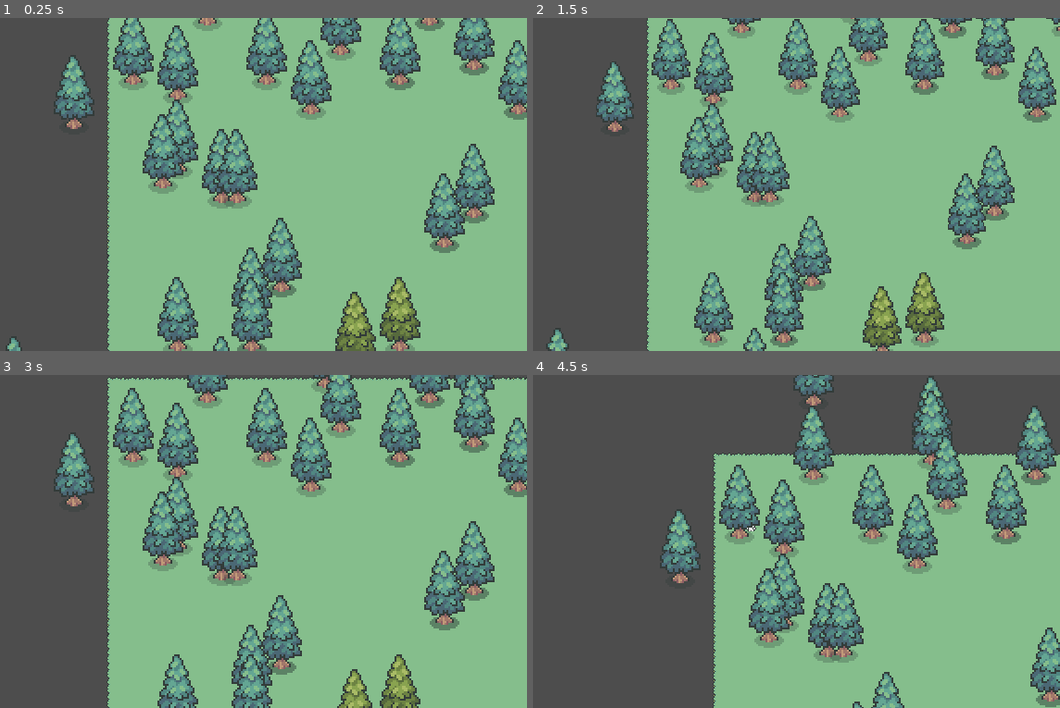
Above: before the commit, frames 1-4 (two rows, left to right).
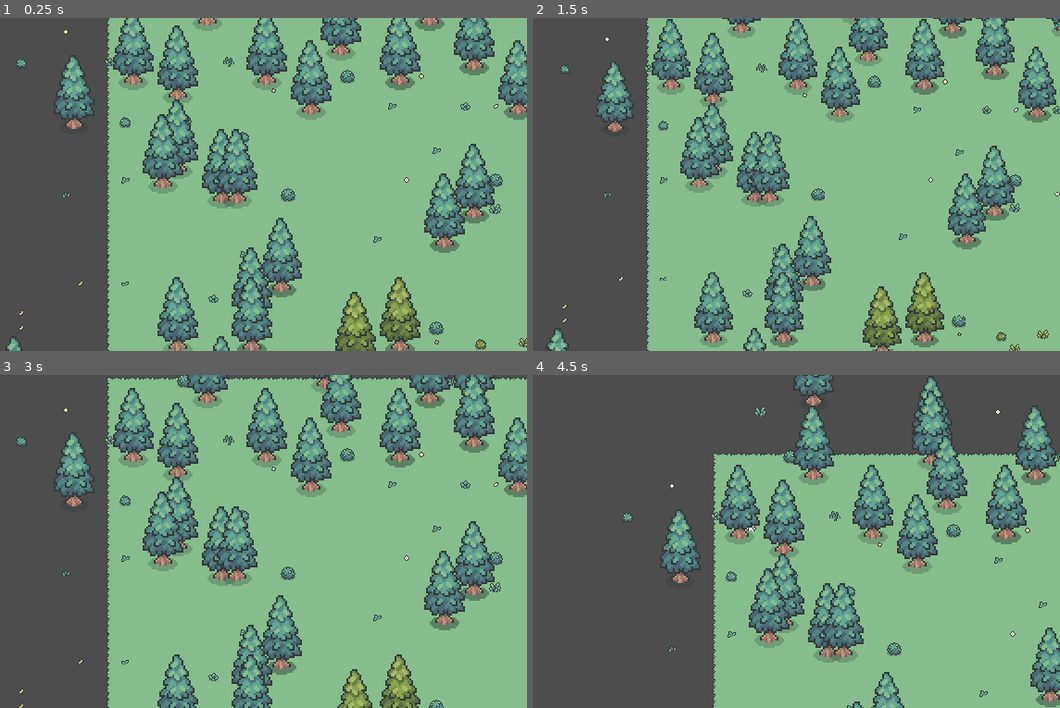
Above: after the commit, the same moments.

Repository: Malekitos/escape-protocol
Game: Godot game, scene res://Scenes/proc_gen_world.tscn
The game is run twice, just before and just after one commit, with the same random seed, the same clock (stepped at 60 frames per second) and the same inputs.
Inputs (mouse positions are in pixels of both pictures, inside the frame that each line leads up to):
- Up to frame 1 (0.25 s): no input
- Up to frame 2 (1.5 s): tap Enter at 0.5 s; move the mouse to (896, 167) at 0.52 s; press the mouse at (896, 167) at 0.53 s; hold D (right) 0.53-1.28 s; tap Space at 1.25 s; move the mouse to (643, 201) at 1.27 s; release the mouse at (643, 201) at 1.28 s; hold S (down) from 1.28 s (still down); tap Mouse wheel up (zoom_in) at 1.35 s
- Up to frame 3 (3 s): tap Enter at 2 s; move the mouse to (289, 468) at 2.02 s; release S (down) at 2.03 s; hold D (right) 2.03-2.78 s; tap Mouse wheel down (zoom_out) at 2.1 s; tap Space at 2.75 s; move the mouse to (200, 608) at 2.77 s; hold W (up) from 2.78 s (still down); click (200, 608) at 2.85 s
- Up to frame 4 (4.5 s): move the mouse to (944, 591) at 3.52 s; release W (up) at 3.53 s; hold A (left) from 3.53 s (still down); tap Mouse wheel up (zoom_in) at 3.6 s; move the mouse to (585, 491) at 4.27 s; tap Mouse wheel down (zoom_out) at 4.35 s

The runs differ from the first frame. In frame 1, 1.0% of the frame differs, in the area x 2-100%, y 3-100%; in frame 2, 1.0%, in the area x 5-100%, y 1-100%; in frame 3, 0.9%; in frame 4, 0.7%.

Commit message:
world decoration

Diff:
--- a/Scenes/proc_gen_world.tscn
+++ b/Scenes/proc_gen_world.tscn
@@ -1,8 +1,9 @@
-[gd_scene load_steps=8 format=3 uid="uid://bpm7b71cq8boh"]
+[gd_scene load_steps=9 format=3 uid="uid://bpm7b71cq8boh"]
 
 [ext_resource type="Script" uid="uid://c1oo5qwt35wci" path="res://Scripts/proc_gen_world.gd" id="1_ys06r"]
 [ext_resource type="TileSet" uid="uid://vod85kyfro86" path="res://tileSets/world.tres" id="2_it8ja"]
 [ext_resource type="PackedScene" uid="uid://b5c842aj083un" path="res://Scenes/player.tscn" id="3_hy3fg"]
+[ext_resource type="TileSet" uid="uid://bpehb7vl424hv" path="res://tileSets/props.tres" id="4_ighaj"]
 
 [sub_resource type="FastNoiseLite" id="FastNoiseLite_acytt"]
 frequency = 0.0043
@@ -54,14 +55,13 @@
 tile_set = ExtResource("2_it8ja")
 
 [node name="ground_layer" type="TileMapLayer" parent="."]
-visible = false
-z_index = -1
+z_index = 1
+y_sort_enabled = true
 use_parent_material = true
 position = Vector2(15, -1)
-tile_set = ExtResource("2_it8ja")
+tile_set = ExtResource("4_ighaj")
 
 [node name="enviroment_layer" type="TileMapLayer" parent="."]
-visible = false
 z_index = 1
 y_sort_enabled = true
 use_parent_material = true
--- a/Scripts/proc_gen_world.gd
+++ b/Scripts/proc_gen_world.gd
@@ -21,6 +21,23 @@
 var terrain_id_summer = 2
 var terrain_id_winter = 3
 
+var spring_bush_arr = [Vector2i(7,3),Vector2i(7,4)]
+var summer_bush_arr = [Vector2i(8,3),Vector2i(8,4)]
+var fall_bush_arr = [Vector2i(9,3),Vector2i(9,4)]
+var winter_bush_arr = [Vector2i(10,3),Vector2i(10,4)]
+
+var spring_grass_arr = [Vector2i(7,5),Vector2i(7,6),Vector2i(7,7),Vector2i(8,5),Vector2i(8,6),Vector2i(8,7)]
+var summer_grass_arr = [Vector2i(9,5),Vector2i(9,6),Vector2i(9,7),Vector2i(10,5),Vector2i(10,6),Vector2i(10,7)]
+var fall_grass_arr = [Vector2i(11,5),Vector2i(11,6),Vector2i(11,7),Vector2i(12,5),Vector2i(12,6),Vector2i(12,7)]
+
+var spring_flowers_arr = [Vector2i(7,8),Vector2i(7,9),Vector2i(7,10),Vector2i(7,11),
+							Vector2i(8,8),Vector2i(8,9),Vector2i(8,10),Vector2i(8,11)]
+var summer_flowers_arr = [Vector2i(9,8),Vector2i(9,9),Vector2i(9,10),Vector2i(9,11),
+							Vector2i(10,8),Vector2i(10,9),Vector2i(10,10),Vector2i(10,11)]
+var fall_flowers_arr = [Vector2i(11,8),Vector2i(11,9),Vector2i(11,10),Vector2i(11,11),
+							Vector2i(12,8),Vector2i(12,9),Vector2i(12,10),Vector2i(12,11)]
+
+
 @onready var fall_layer: TileMapLayer = $fall_layer
 @onready var summer_layer: TileMapLayer = $summer_layer
 @onready var spring_layer: TileMapLayer = $spring_layer
@@ -40,6 +57,8 @@
 var width = 200
 var height = 200
 
+var Tile_Size = 16
+
 func _ready() -> void:
 	noise = noise_height_text.noise
 	noise.seed = randi()
@@ -48,7 +67,7 @@
 
 	generate_world()
 
-var Tile_Size = 16
+
 
 func generate_world():
 
@@ -61,25 +80,46 @@
 
 			#noise_val_arr.append(noise_val)
 
-			if noise_val <= -0.15:
+			if noise_val <= -0.10:
 				fall_tiles_arr.append(Vector2i(x,y))
 				if	tree_noise_val > 0.9:
 					spawn_tree(Vector2i(x * Tile_Size ,y * Tile_Size), "fall")
+				if tree_noise_val > 0.79 and tree_noise_val < 0.81:
+					ground_layer.set_cell(Vector2i(x,y), 0, fall_bush_arr.pick_random())
+				if tree_noise_val > 0.81 and tree_noise_val < 0.84:
+					ground_layer.set_cell(Vector2i(x,y), 0, fall_grass_arr.pick_random())
+				if tree_noise_val > 0.84 and tree_noise_val < 0.87:
+					ground_layer.set_cell(Vector2i(x,y), 0, fall_flowers_arr.pick_random())
 
-			if noise_val >= -0.35 && noise_val <= 0.0:
+			if noise_val >= -0.30 && noise_val <= 0.0:
 				summer_tiles_arr.append(Vector2i(x,y))
 				if	tree_noise_val > 0.9 :
 					spawn_tree(Vector2i(x * Tile_Size ,y * Tile_Size), "summer")
+				if tree_noise_val > 0.79 and tree_noise_val < 0.81:
+					ground_layer.set_cell(Vector2i(x,y), 0, summer_bush_arr.pick_random())
+				if tree_noise_val > 0.81 and tree_noise_val < 0.84:
+					ground_layer.set_cell(Vector2i(x,y), 0, summer_grass_arr.pick_random())
+				if tree_noise_val > 0.84 and tree_noise_val < 0.87:
+					ground_layer.set_cell(Vector2i(x,y), 0, summer_flowers_arr.pick_random())
 
-			if noise_val >= -0.1 && noise_val <= 0.4:
+			if noise_val >= -0.1 && noise_val <= 0.35:
 				spring_tiles_arr.append(Vector2i(x,y))
 				if	tree_noise_val > 0.9 :
 					spawn_tree(Vector2i(x * Tile_Size ,y * Tile_Size), "spring")
+				if tree_noise_val > 0.79 and tree_noise_val < 0.81:
+					ground_layer.set_cell(Vector2i(x,y), 0, spring_bush_arr.pick_random())
+				if tree_noise_val > 0.81 and tree_noise_val < 0.84:
+					ground_layer.set_cell(Vector2i(x,y), 0, spring_grass_arr.pick_random())
+				if tree_noise_val > 0.84 and tree_noise_val < 0.87:
+					ground_layer.set_cell(Vector2i(x,y), 0, spring_flowers_arr.pick_random())
 
-			if noise_val >= 0.35:
+			if noise_val >= 0.30:
 				winter_tiles_arr.append(Vector2i(x,y))
 				if	tree_noise_val > 0.9:
 					spawn_tree(Vector2i(x * Tile_Size ,y * Tile_Size), "winter")
+				if tree_noise_val > 0.79 and tree_noise_val < 0.81:
+					ground_layer.set_cell(Vector2i(x,y), 0, winter_bush_arr.pick_random())
+
 
 
 
--- /dev/null
+++ b/tileSets/props.tres
@@ -0,0 +1,155 @@
+[gd_resource type="TileSet" load_steps=3 format=3 uid="uid://bpehb7vl424hv"]
+
+[ext_resource type="Texture2D" uid="uid://cxfmjbd5c63nc" path="res://Assets/Hana Caraka - Topdown Tileset [sample]/Props/Props-All.png" id="1_dgqsw"]
+
+[sub_resource type="TileSetAtlasSource" id="TileSetAtlasSource_fc3sc"]
+texture = ExtResource("1_dgqsw")
+0:0/0 = 0
+1:0/0 = 0
+2:0/0 = 0
+3:0/0 = 0
+7:0/0 = 0
+8:0/0 = 0
+9:0/0 = 0
+10:0/0 = 0
+11:0/0 = 0
+12:0/0 = 0
+13:0/0 = 0
+14:0/0 = 0
+0:1/0 = 0
+3:1/0 = 0
+7:1/0 = 0
+8:1/0 = 0
+9:1/0 = 0
+10:1/0 = 0
+11:1/0 = 0
+12:1/0 = 0
+13:1/0 = 0
+14:1/0 = 0
+0:2/0 = 0
+1:2/0 = 0
+2:2/0 = 0
+3:2/0 = 0
+7:2/0 = 0
+8:2/0 = 0
+9:2/0 = 0
+10:2/0 = 0
+11:2/0 = 0
+12:2/0 = 0
+13:2/0 = 0
+14:2/0 = 0
+0:3/0 = 0
+1:3/0 = 0
+2:3/0 = 0
+3:3/0 = 0
+4:3/0 = 0
+5:3/0 = 0
+7:3/0 = 0
+7:3/0/y_sort_origin = 3
+8:3/0 = 0
+8:3/0/y_sort_origin = 3
+9:3/0 = 0
+9:3/0/y_sort_origin = 3
+10:3/0 = 0
+10:3/0/y_sort_origin = 3
+0:4/0 = 0
+1:4/0 = 0
+2:4/0 = 0
+3:4/0 = 0
+4:4/0 = 0
+5:4/0 = 0
+7:4/0 = 0
+7:4/0/y_sort_origin = 2
+8:4/0 = 0
+8:4/0/y_sort_origin = 2
+9:4/0 = 0
+9:4/0/y_sort_origin = 2
+10:4/0 = 0
+10:4/0/y_sort_origin = 2
+0:5/0 = 0
+1:5/0 = 0
+2:5/0 = 0
+3:5/0 = 0
+4:5/0 = 0
+5:5/0 = 0
+7:5/0 = 0
+7:5/0/y_sort_origin = 2
+8:5/0 = 0
+8:5/0/y_sort_origin = 2
+9:5/0 = 0
+9:5/0/y_sort_origin = 2
+10:5/0 = 0
+10:5/0/y_sort_origin = 2
+11:5/0 = 0
+11:5/0/y_sort_origin = 2
+12:5/0 = 0
+12:5/0/y_sort_origin = 2
+0:6/0 = 0
+1:6/0 = 0
+2:6/0 = 0
+3:6/0 = 0
+4:6/0 = 0
+5:6/0 = 0
+7:6/0 = 0
+8:6/0 = 0
+9:6/0 = 0
+10:6/0 = 0
+11:6/0 = 0
+12:6/0 = 0
+0:7/0 = 0
+1:7/0 = 0
+2:7/0 = 0
+3:7/0 = 0
+4:7/0 = 0
+5:7/0 = 0
+7:7/0 = 0
+8:7/0 = 0
+9:7/0 = 0
+10:7/0 = 0
+11:7/0 = 0
+12:7/0 = 0
+0:8/0 = 0
+1:8/0 = 0
+2:8/0 = 0
+3:8/0 = 0
+4:8/0 = 0
+5:8/0 = 0
+7:8/0 = 0
+8:8/0 = 0
+9:8/0 = 0
+10:8/0 = 0
+11:8/0 = 0
+12:8/0 = 0
+0:9/0 = 0
+1:9/0 = 0
+2:9/0 = 0
+3:9/0 = 0
+4:9/0 = 0
+5:9/0 = 0
+7:9/0 = 0
+8:9/0 = 0
+9:9/0 = 0
+10:9/0 = 0
+11:9/0 = 0
+12:9/0 = 0
+0:10/0 = 0
+1:10/0 = 0
+2:10/0 = 0
+3:10/0 = 0
+4:10/0 = 0
+5:10/0 = 0
+7:10/0 = 0
+8:10/0 = 0
+9:10/0 = 0
+10:10/0 = 0
+11:10/0 = 0
+12:10/0 = 0
+7:11/0 = 0
+8:11/0 = 0
+9:11/0 = 0
+10:11/0 = 0
+11:11/0 = 0
+12:11/0 = 0
+
+[resource]
+sources/0 = SubResource("TileSetAtlasSource_fc3sc")
